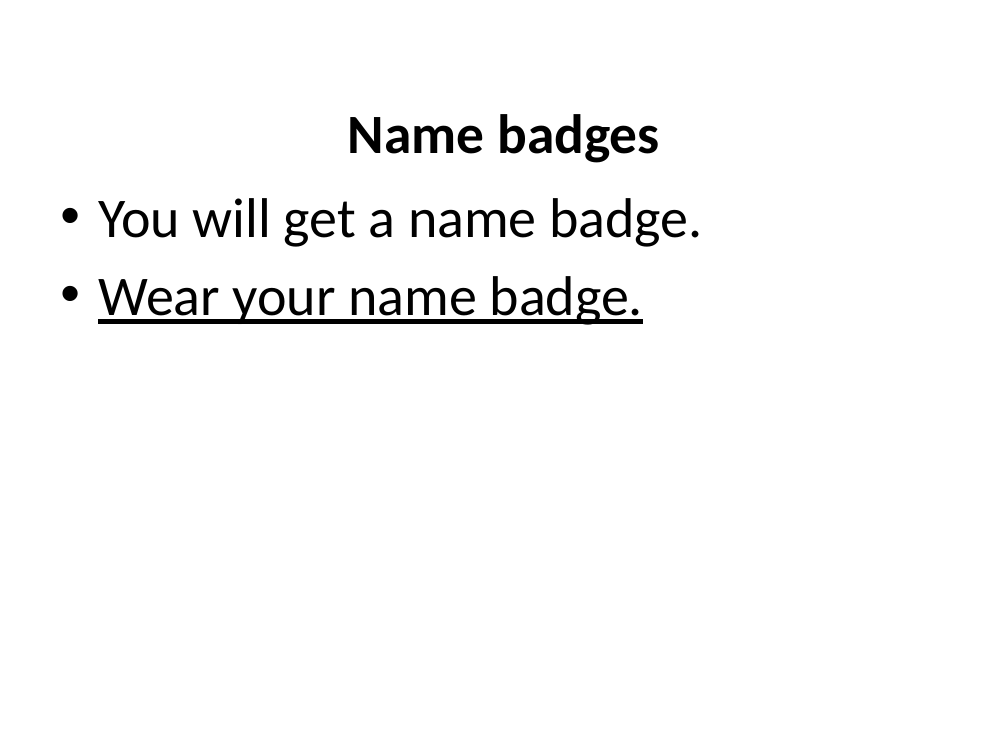
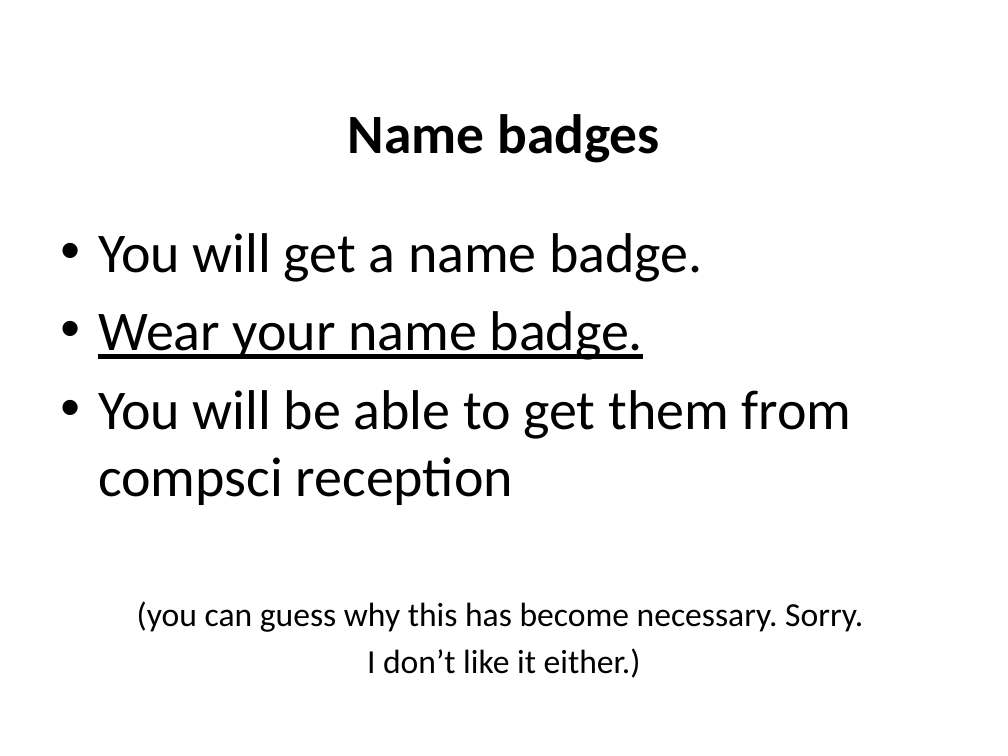
Before and after one commit to jimfinnis/jcf12, a slide deck: slide 11 of static/downloads/dem.pptx (slide 17 before the commit). Drawn at 1008x756 pixels with LibreOffice and Linux fonts; fonts in the diff are those of the drawing; background and template pictures are left out. Boxes give left, top, right and bottom in pixels: in the first picture for what was removed or moved away, otherwise in the second. Text is boxed around its words. In the diff, an @@ line names an element or a change of style, - is before the commit and + after.

```diff
--- a/static/downloads/dem.pptx
+++ b/static/downloads/dem.pptx
@@ text "You will get a name ..." moved from (x1=98, y1=198, x2=702, y2=325) to (x1=98, y1=233, x2=863, y2=678) @@
@@ text at (x1=98, y1=390, x2=863, y2=678): paragraphs added @@
+• You will be able to get them from compsci reception
+(you can guess why this has become necessary. Sorry.
+I don’t like it either.)
```
Also in this commit, not shown: 9 other slides changed, 20 slides added, 8 slides removed, 4 other files.
